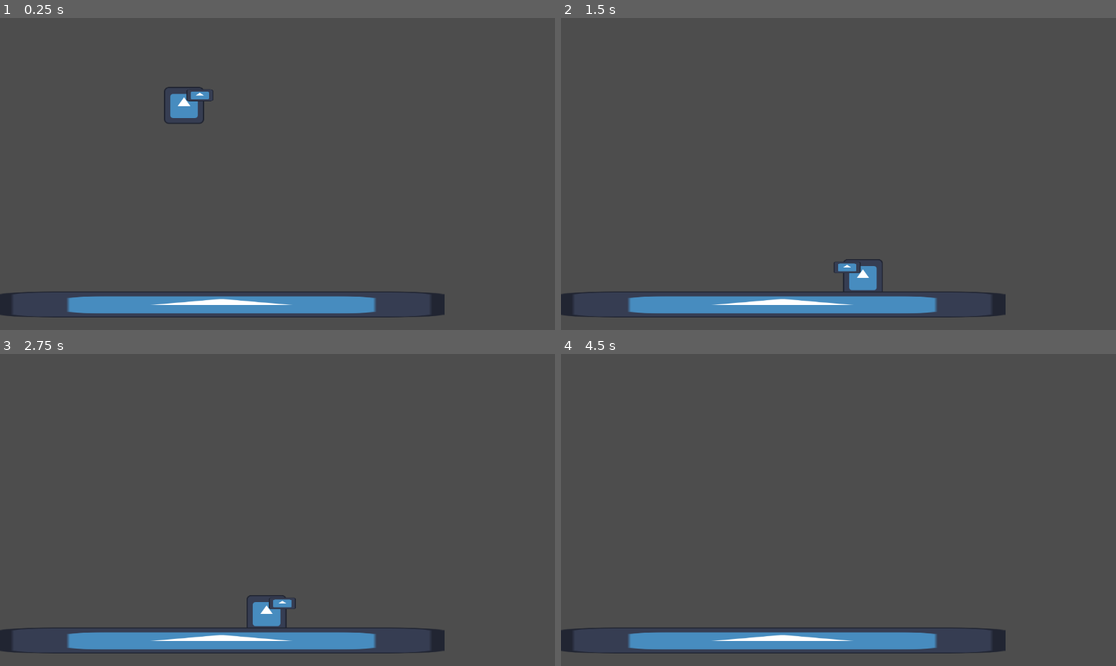
Above: before the commit, frames 1-4 (two rows, left to right).
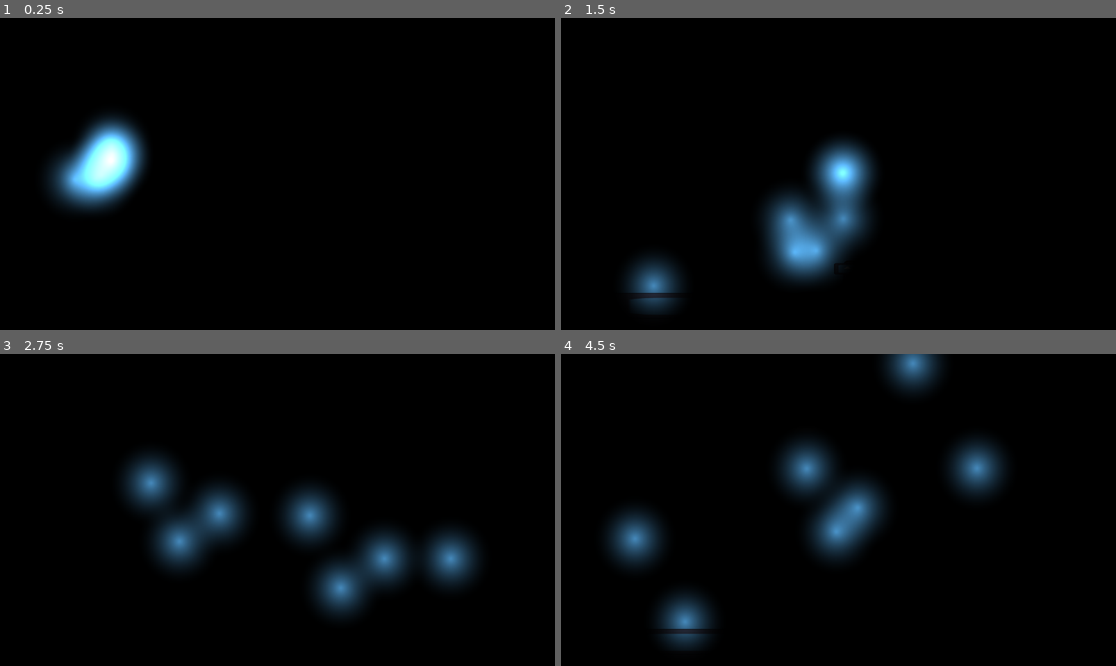
Above: after the commit, the same moments.

Repository: alphaom33/SentientCreaturesReifiedEnCeloSpecus
Game: Godot game, scene res://main.tscn
The game is run twice, just before and just after one commit, with the same random seed, the same clock (stepped at 60 frames per second) and the same inputs. The engine's default icon, where the game draws it, is replaced by a stand-in: a white triangle on a blue panel in a dark square.
Inputs:
- Up to frame 1 (0.25 s): no input
- Up to frame 2 (1.5 s): hold Right (move_right) 0.53-1.28 s; hold Down (crouch) 0.53-1.28 s; tap Up (jump) at 0.77 s; hold Left (move_left) from 1.28 s (still down); tap X (sword) at 1.35 s
- Up to frame 3 (2.75 s): tap Up (jump) at 1.52 s; release Left (move_left) at 2.03 s; hold Right (move_right) from 2.03 s (still down); hold Down (crouch) from 2.03 s (still down)
- Up to frame 4 (4.5 s): release Down (crouch) at 2.78 s; tap X (sword) at 2.85, 4.35 s; tap Up (jump) at 3.02, 3.77 s; release Right (move_right) at 3.53 s; hold Down (crouch) 3.53-4.28 s; hold Left (move_left) from 3.53 s (still down)

The runs differ from the first frame. In frame 1, 100% of the frame differs, in the area x 0-100%, y 0-100%; in frame 2, 100%; in frame 3, 100%; in frame 4, 100%.

Commit message:
added creature

Diff:
--- /dev/null
+++ b/creature.gd
@@ -0,0 +1,47 @@
+extends Node2D
+
+var velocity = Vector2()
+var max_speed = 5
+
+var change_point = 10
+var current_pos: Vector2
+var max_dst = 0
+var change_speed = 1
+
+var toward_point_weight = 40
+
+var timi: Timer
+
+@export var camera: Camera2D
+
+func toward_point():
+	return (current_pos - position).normalized()
+
+func limit_speed(vel: Vector2):
+	if (vel.length() > max_speed):
+		return vel.normalized() * max_speed
+	else:
+		return vel
+
+# Called when the node enters the scene tree for the first time.
+func _ready() -> void:
+	max_dst = get_viewport_rect().size / 2 + Vector2(50, 50)
+	random_screen_point()
+
+	timi = $"Timer"
+	timi.stop()
+	timi.start(change_speed)
+	timi.connect("timeout", random_screen_point)
+
+# Called every frame. 'delta' is the elapsed time since the previous frame.
+func _process(delta: float) -> void:
+	velocity += toward_point() * toward_point_weight * delta
+	velocity = limit_speed(velocity)
+	position += velocity
+
+	if ((position - current_pos).length() < change_point):
+		random_screen_point()
+		timi.start(change_speed)
+
+func random_screen_point():
+	current_pos = camera.position + (Vector2(randf() * 2 - 1, randf() * 2 - 1) * max_dst)
--- /dev/null
+++ b/creature.tscn
@@ -0,0 +1,19 @@
+[gd_scene load_steps=3 format=3 uid="uid://2063k0v5t78x"]
+
+[sub_resource type="Gradient" id="Gradient_jp5p7"]
+colors = PackedColorArray(1, 1, 1, 1, 0, 0, 0, 0)
+
+[sub_resource type="GradientTexture2D" id="GradientTexture2D_lnvnr"]
+gradient = SubResource("Gradient_jp5p7")
+fill = 1
+fill_from = Vector2(0.5, 0.5)
+fill_to = Vector2(0.5, 1)
+
+[node name="BasicCreature" type="Node2D"]
+scale = Vector2(3, 3)
+
+[node name="PointLight2D" type="PointLight2D" parent="."]
+scale = Vector2(-0.971, 1)
+texture = SubResource("GradientTexture2D_lnvnr")
+
+[node name="Timer" type="Timer" parent="."]
--- a/main.tscn
+++ b/main.tscn
@@ -1,9 +1,17 @@
-[gd_scene load_steps=3 format=3 uid="uid://yqdirxejmduk"]
+[gd_scene load_steps=6 format=3 uid="uid://yqdirxejmduk"]
 
+[ext_resource type="Texture2D" uid="uid://npg60ehoklq0" path="res://icon.svg" id="1_02kkc"]
 [ext_resource type="PackedScene" uid="uid://h0bf7a638rpw" path="res://player.tscn" id="1_gh4b4"]
 [ext_resource type="PackedScene" uid="uid://c1thbbm5yumsl" path="res://Platform.tscn" id="2_8i67g"]
+[ext_resource type="PackedScene" uid="uid://2063k0v5t78x" path="res://creature.tscn" id="4_y2egx"]
+[ext_resource type="Script" path="res://creature.gd" id="5_f8qjk"]
 
 [node name="Main" type="Node2D"]
+
+[node name="Sprite2D" type="Sprite2D" parent="."]
+position = Vector2(182, 134)
+scale = Vector2(22.7355, 10.3197)
+texture = ExtResource("1_02kkc")
 
 [node name="Player" parent="." instance=ExtResource("1_gh4b4")]
 position = Vector2(382, 139)
@@ -11,3 +19,44 @@
 [node name="Platform" parent="." instance=ExtResource("2_8i67g")]
 position = Vector2(450, 595)
 scale = Vector2(1.37735, 1.84)
+
+[node name="CanvasModulate" type="CanvasModulate" parent="."]
+color = Color(0, 0, 0, 1)
+
+[node name="BasicCreature" parent="." node_paths=PackedStringArray("camera") instance=ExtResource("4_y2egx")]
+position = Vector2(174, 277)
+script = ExtResource("5_f8qjk")
+camera = NodePath("../Camera2D")
+
+[node name="Camera2D" type="Camera2D" parent="."]
+position = Vector2(575, 321)
+
+[node name="BasicCreature2" parent="." node_paths=PackedStringArray("camera") instance=ExtResource("4_y2egx")]
+position = Vector2(174, 277)
+script = ExtResource("5_f8qjk")
+camera = NodePath("../Camera2D")
+
+[node name="BasicCreature3" parent="." node_paths=PackedStringArray("camera") instance=ExtResource("4_y2egx")]
+position = Vector2(174, 277)
+script = ExtResource("5_f8qjk")
+camera = NodePath("../Camera2D")
+
+[node name="BasicCreature4" parent="." node_paths=PackedStringArray("camera") instance=ExtResource("4_y2egx")]
+position = Vector2(174, 277)
+script = ExtResource("5_f8qjk")
+camera = NodePath("../Camera2D")
+
+[node name="BasicCreature5" parent="." node_paths=PackedStringArray("camera") instance=ExtResource("4_y2egx")]
+position = Vector2(174, 277)
+script = ExtResource("5_f8qjk")
+camera = NodePath("../Camera2D")
+
+[node name="BasicCreature6" parent="." node_paths=PackedStringArray("camera") instance=ExtResource("4_y2egx")]
+position = Vector2(174, 277)
+script = ExtResource("5_f8qjk")
+camera = NodePath("../Camera2D")
+
+[node name="BasicCreature7" parent="." node_paths=PackedStringArray("camera") instance=ExtResource("4_y2egx")]
+position = Vector2(174, 277)
+script = ExtResource("5_f8qjk")
+camera = NodePath("../Camera2D")
--- a/project.godot
+++ b/project.godot
@@ -10,7 +10,7 @@
 
 [application]
 
-config/name="Fihgt"
+config/name="CreatureLights"
 run/main_scene="res://main.tscn"
 config/features=PackedStringArray("4.3", "Forward Plus")
 config/icon="res://icon.svg"
